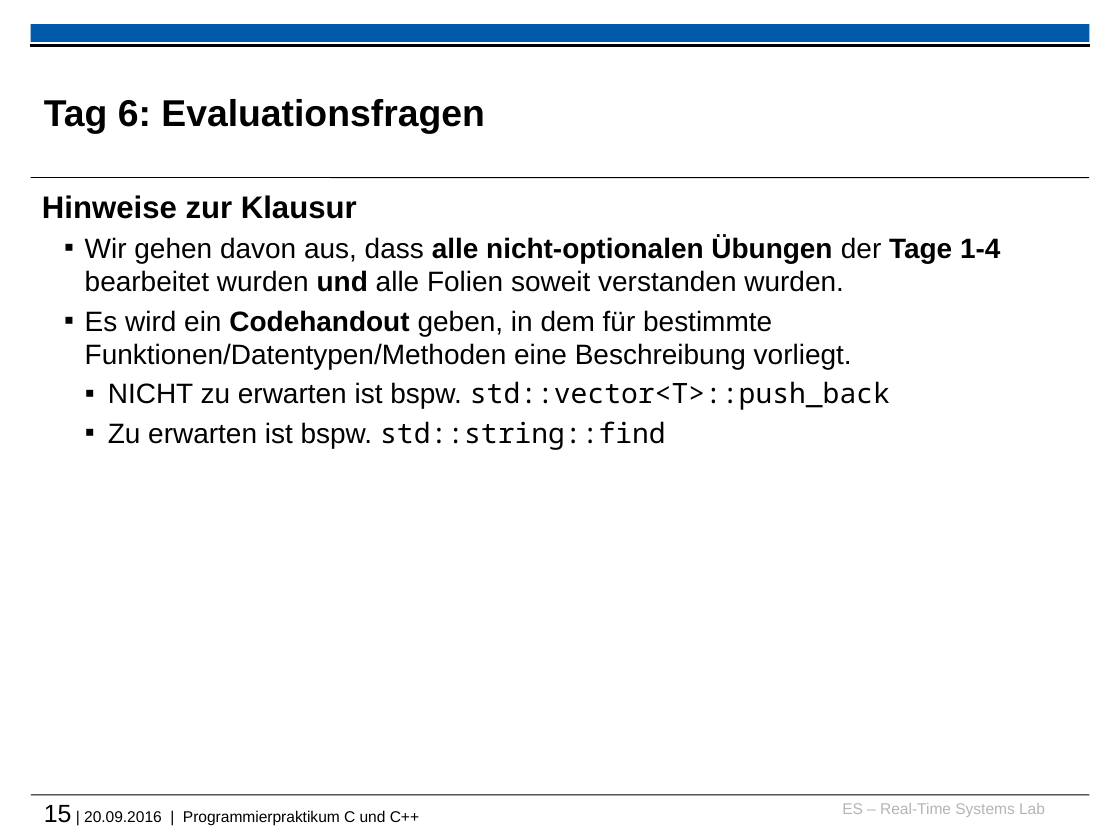
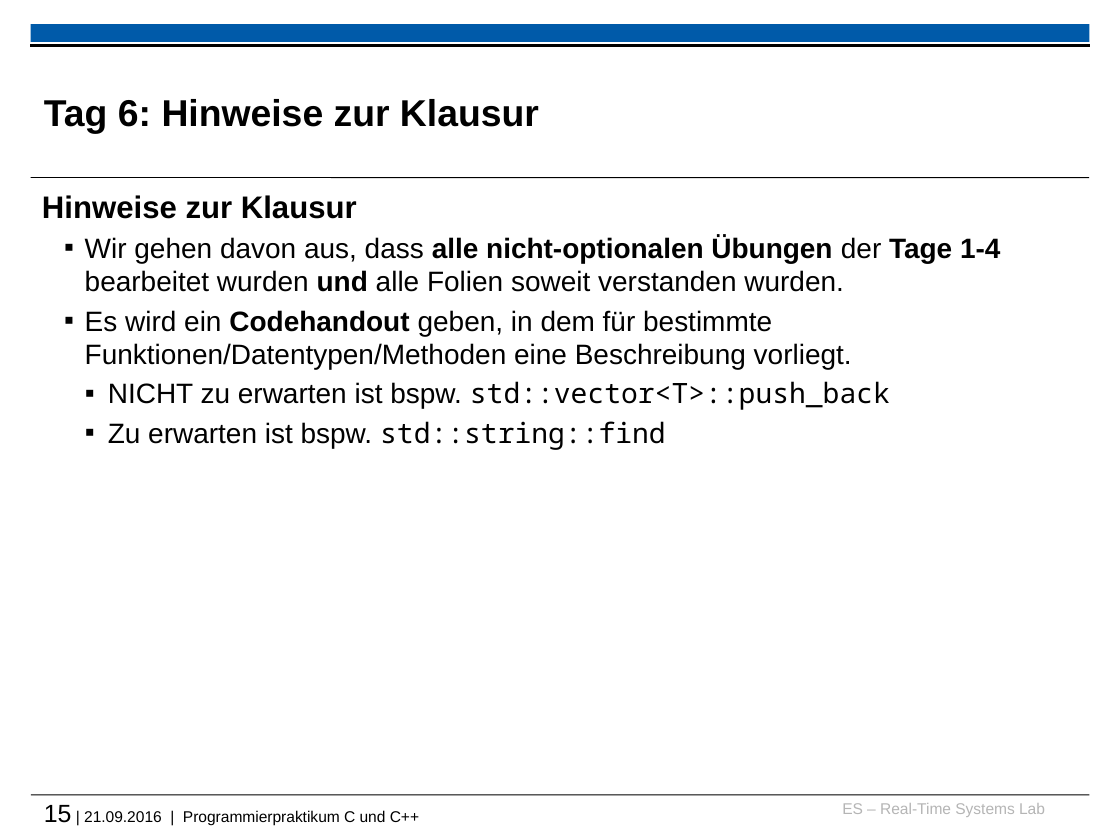
Before and after one commit to h82k/tud-cppp, a slide deck: slide 15 of 2016/recap_and_warmup_slides.pptx. Drawn at 1120x840 pixels with LibreOffice and Linux fonts; fonts in the diff are those of the drawing; background and template pictures are left out. Boxes give left, top, right and bottom in pixels: in the first picture for what was removed or moved away, otherwise in the second. Text is boxed around its words. In the diff, an @@ line names an element or a change of style, - is before the commit and + after.

Commit message:
Minor update of recap slides

```diff
--- a/2016/recap_and_warmup_slides.pptx
+++ b/2016/recap_and_warmup_slides.pptx
@@ title at box(44, 99, 539, 133): text changed @@
-Tag 6: Evaluationsfragen
+Tag 6: Hinweise zur Klausur
@@ text at box(44, 805, 419, 825): text changed @@
-15 | 20.09.2016 | Programmierpraktikum C und C++
+15 | 21.09.2016 | Programmierpraktikum C und C++
```
Also in this commit, not shown: 1 other file.
